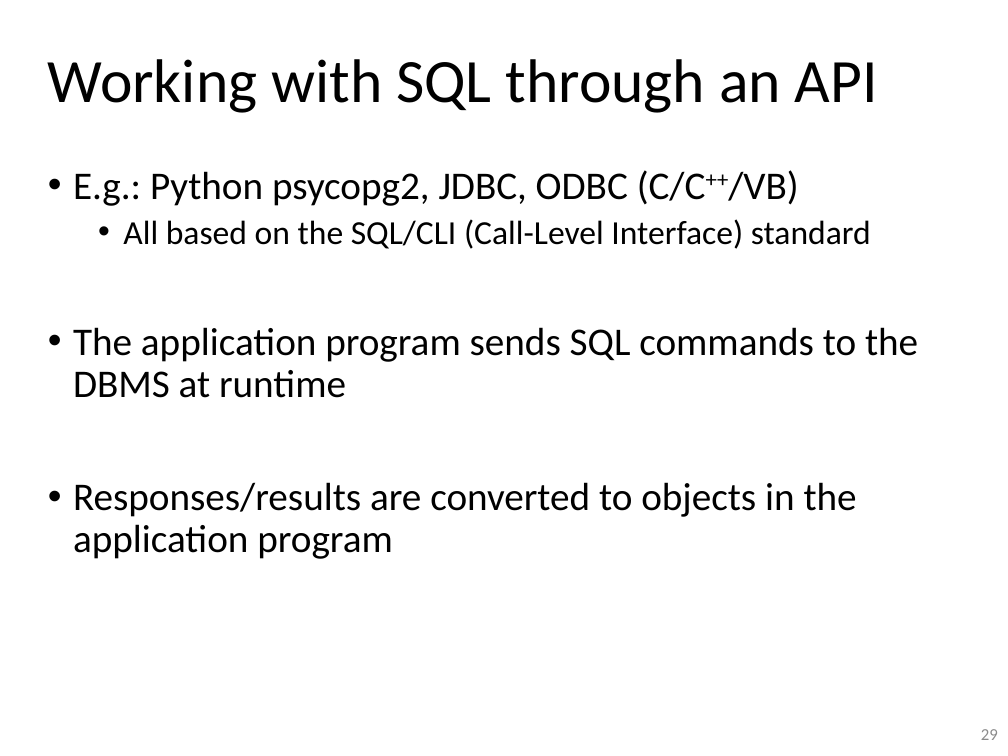
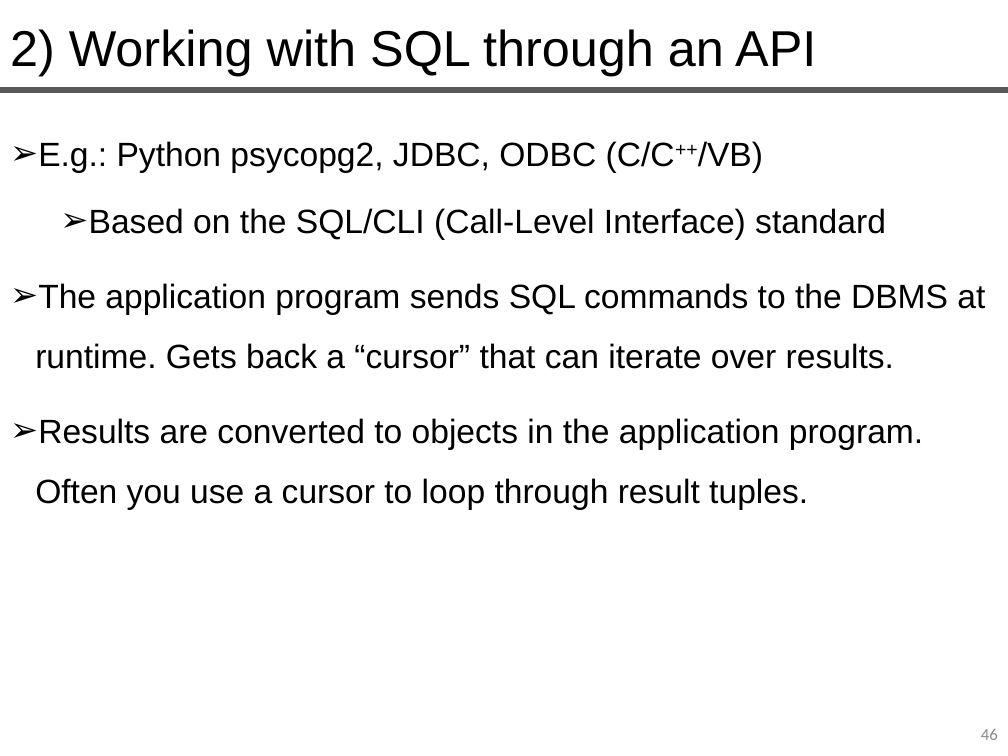
Before and after one commit to queryproc/slides, a slide deck: slide 46 of 06-sql-partIV-slides.pptx (slide 29 before the commit). Drawn at 1008x756 pixels with LibreOffice and Linux fonts; fonts in the diff are those of the drawing. Boxes give left, top, right and bottom in pixels: in the first picture for what was removed or moved away, otherwise in the second. Text is boxed around its words. In the diff, an @@ line names an element or a change of style, - is before the commit and + after.

```diff
--- a/06-sql-partIV-slides.pptx
+++ b/06-sql-partIV-slides.pptx
@@ text at (10, 29, 816, 76): text changed; size 44 to 36 pt; font Calibri to Arial @@
-Working with SQL through an API
+2) Working with SQL through an API
@@ text "E.g.: Python psycopg2, JDBC, ODBC ...": place and size @@
-text "E.g.: Python psycopg2, JDBC, ODBC ..." at (73, 170, 918, 559)
+text "E.g.: Python psycopg2, JDBC, ODBC ..." at (35, 141, 985, 510)
@@ line added from (0, 90) to (1008, 90), #595959 4.5 pt @@
@@ text at (38, 141, 763, 173): size 28 to 24 pt, font Calibri to Arial in "E.g.: Python psycopg2, JDBC, ODBC (C/C++/VB)"; bullet • to ➢; line spacing 0.9 to 1.5 @@
@@ text at (35, 208, 985, 510): text changed; size 28 to 24 pt; font Calibri to Arial @@
-  • All based on the SQL/CLI (Call-Level Interface) standard
-• The application program sends SQL commands to the DBMS at runtime
-• Responses/results are converted to objects in the application program
+  ➢ Based on the SQL/CLI (Call-Level Interface) standard
+➢ The application program sends SQL commands to the DBMS at runtime. Gets back a “cursor” that can iterate over results.
+➢ Results are converted to objects in the application program. Often you use a cursor to loop through result tuples.
@@ page number at (981, 729, 998, 740): text changed @@
-29
+46
```
Also in this commit, not shown: 15 other slides changed, 39 slides added, 28 slides removed, 1 other file.
